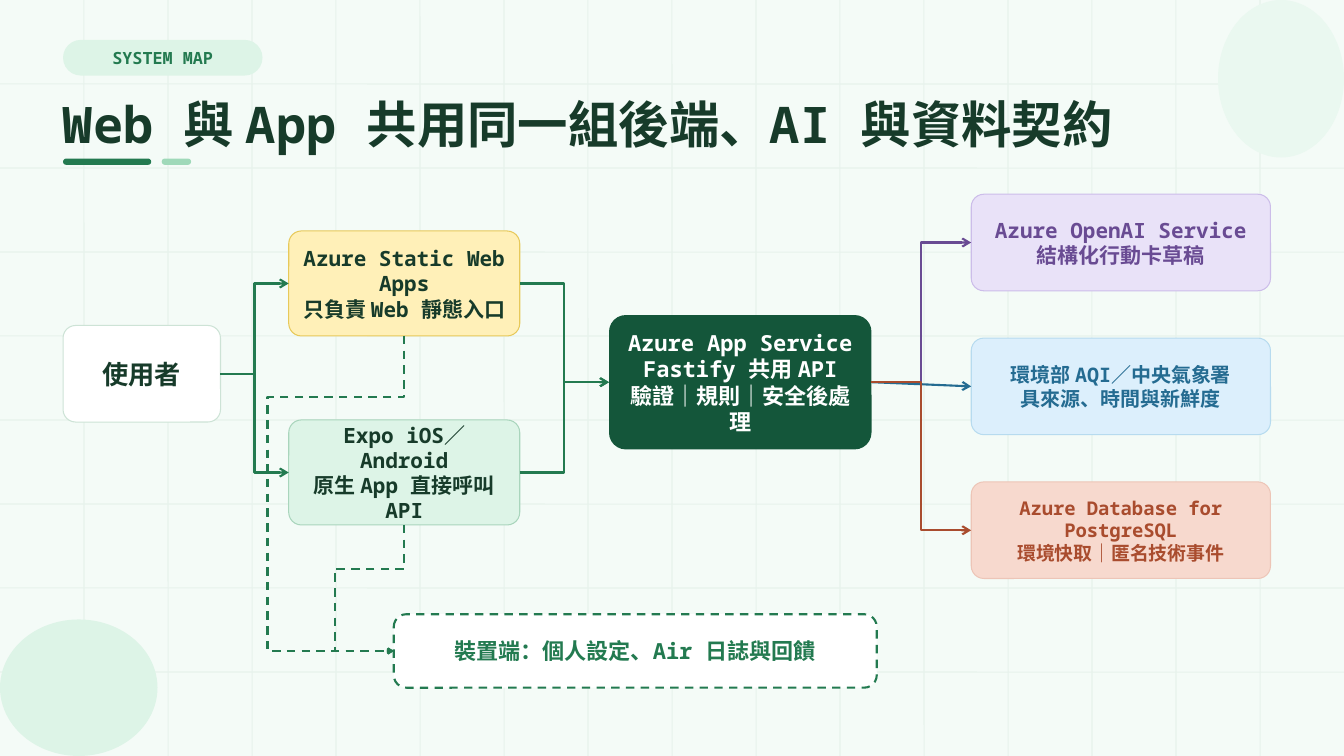
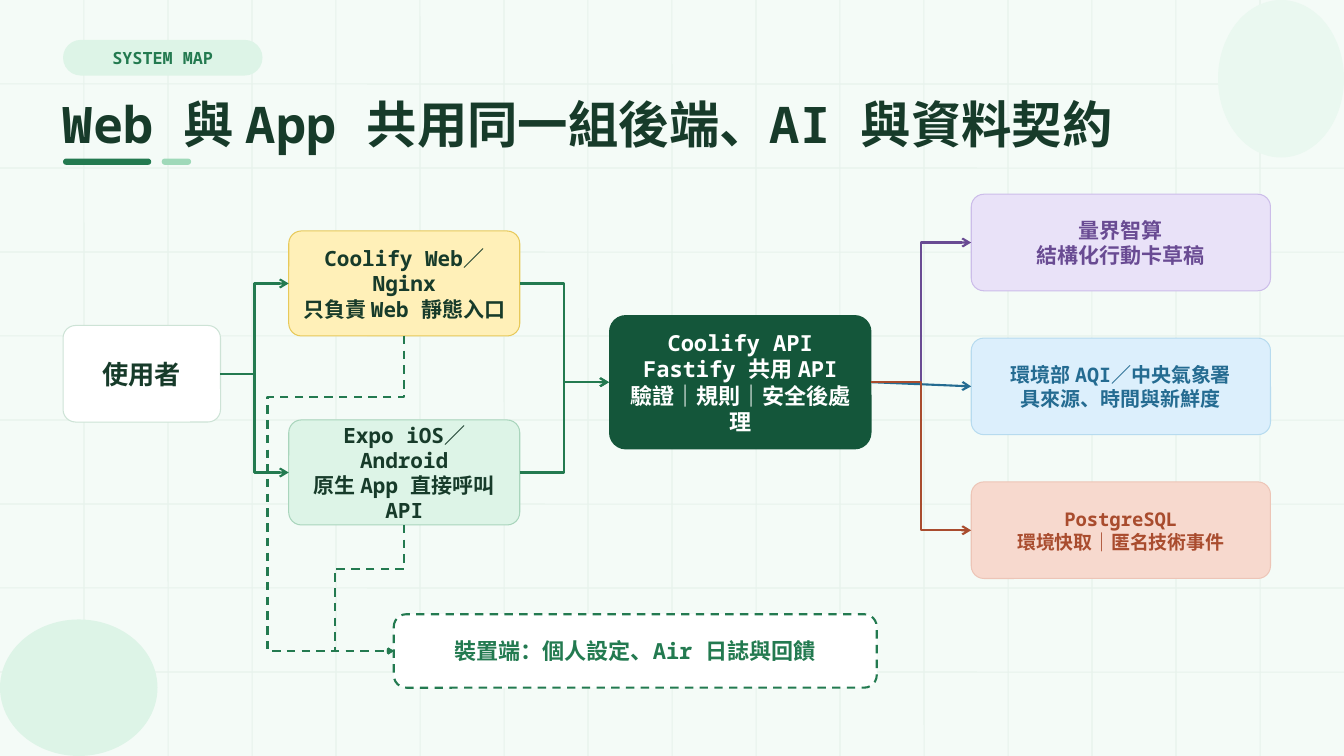
Before and after one commit to Sutdents-Project-Hub/AirMe, a slide deck: slide 3 of outputs/AirMe_核心雲端服務概念驗證.pptx. Drawn at 1344x756 pixels with LibreOffice and Linux fonts; fonts in the diff are those of the drawing. Boxes give left, top, right and bottom in pixels: in the first picture for what was removed or moved away, otherwise in the second. Text is boxed around its words. In the diff, an @@ line names an element or a change of style, - is before the commit and + after.

Commit message:
chore(competition): 完成 Coolify 展示交付與驗證

```diff
--- a/outputs/AirMe_核心雲端服務概念驗證.pptx
+++ b/outputs/AirMe_核心雲端服務概念驗證.pptx
@@ text in rounded rectangle at (x1=1079, y1=220, x2=1163, y2=240): text changed @@
-Azure OpenAI Service
+量界智算
@@ text in rounded rectangle at (x1=324, y1=248, x2=484, y2=296): text changed @@
-Azure Static Web Apps
+Coolify Web／Nginx
@@ text in rounded rectangle at (x1=668, y1=334, x2=813, y2=357): text changed @@
-Azure App Service
+Coolify API
@@ text in rounded rectangle at (x1=1064, y1=512, x2=1177, y2=531): text changed @@
-Azure Database for PostgreSQL
+PostgreSQL
```
Also in this commit, not shown: 8 other slides changed, 19 other files.
